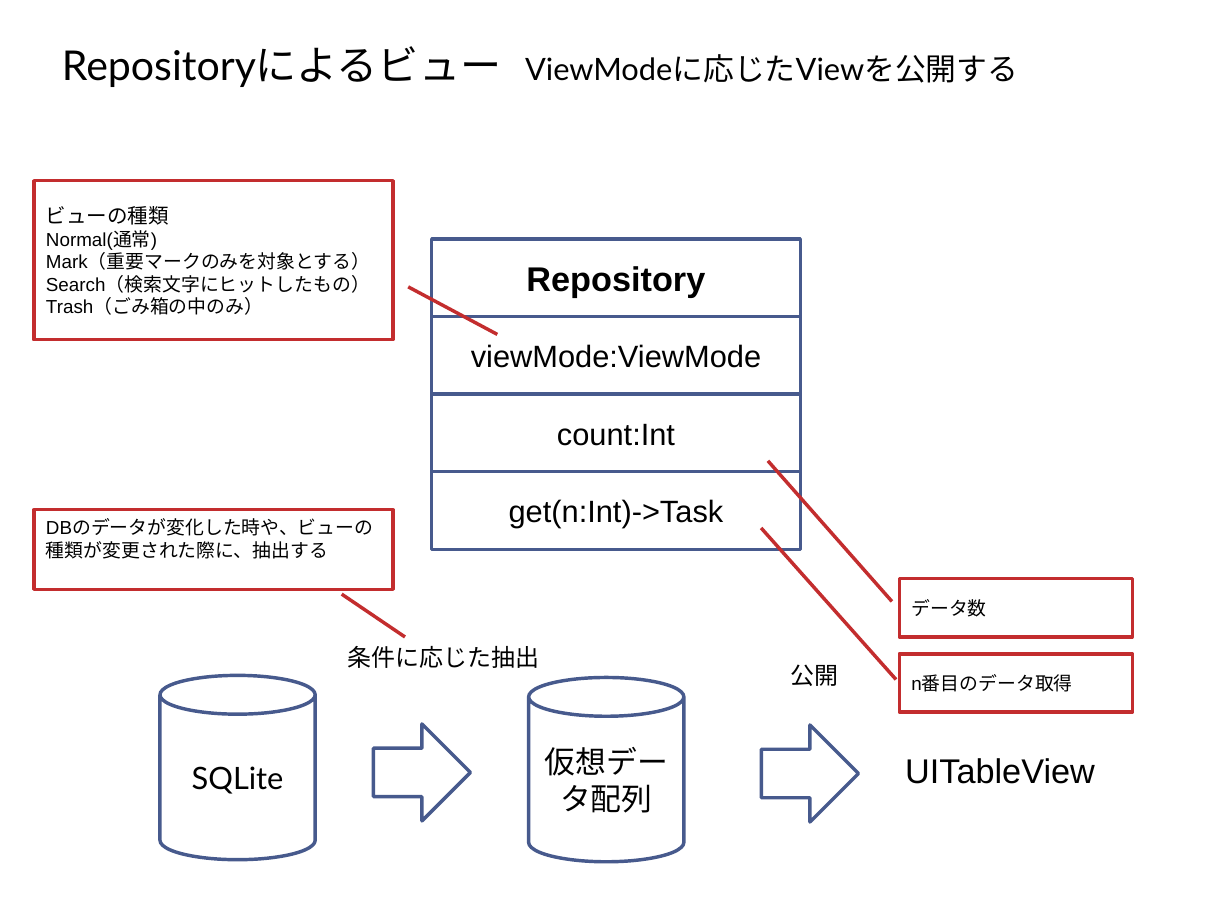
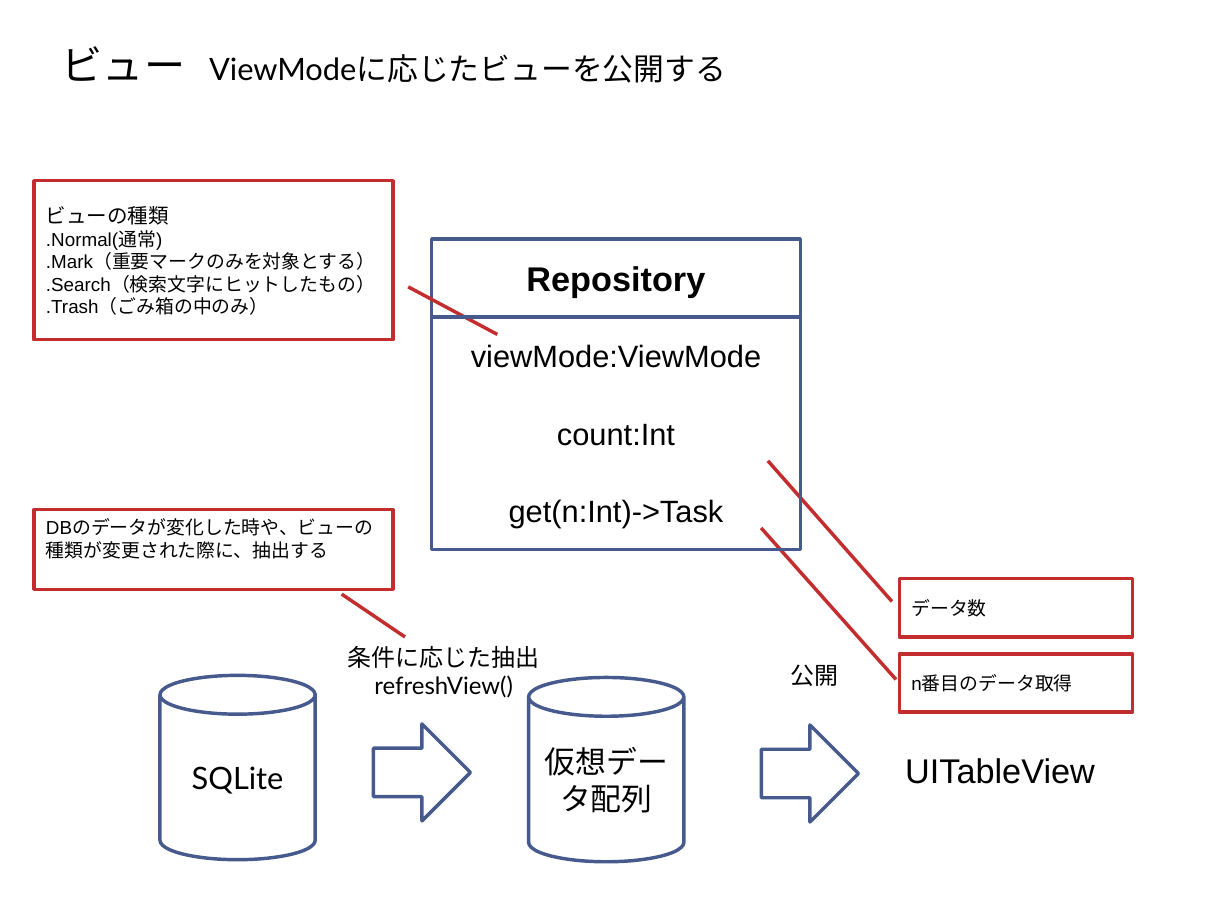
Before and after one commit to furuya02/ToDoApp, a slide deck: slide 11 of doc/ToDoApp.pptx (slide 17 before the commit). Drawn at 1232x924 pixels with LibreOffice and Linux fonts; fonts in the diff are those of the drawing. Boxes give left, top, right and bottom in pixels: in the first picture for what was removed or moved away, otherwise in the second. Text is boxed around its words. In the diff, an @@ line names an element or a change of style, - is before the commit and + after.

```diff
--- a/doc/ToDoApp.pptx
+++ b/doc/ToDoApp.pptx
@@ text at (62, 46, 726, 83): text changed @@
-Repositoryによるビュー ViewModeに応じたViewを公開する
+ビュー ViewModeに応じたビューを公開する
@@ text in border callout at (46, 231, 376, 315): text changed @@
-Normal(通常)
-Mark（重要マークのみを対象とする）
-Search（検索文字にヒットしたもの）
-Trash（ごみ箱の中のみ）
+.Normal(通常)
+.Mark（重要マークのみを対象とする）
+.Search（検索文字にヒットしたもの）
+.Trash（ごみ箱の中のみ）
@@ rectangle added at (431, 317, 800, 549), outline #475A8D 2 pt @@
@@ 3 texts: place and size @@
-3 texts at (431, 317, 800, 549)
+3 texts at (471, 344, 761, 528)
@@ outline #475A8D 2 pt to none in 3 elements at (471, 344, 761, 368), (557, 423, 675, 446), (509, 499, 724, 528) @@
@@ text at (374, 675, 513, 698): paragraph added @@
+refreshView()
```
Also in this commit, not shown: 16 other slides changed, 3 slides added, 4 slides removed, 4 other files.
